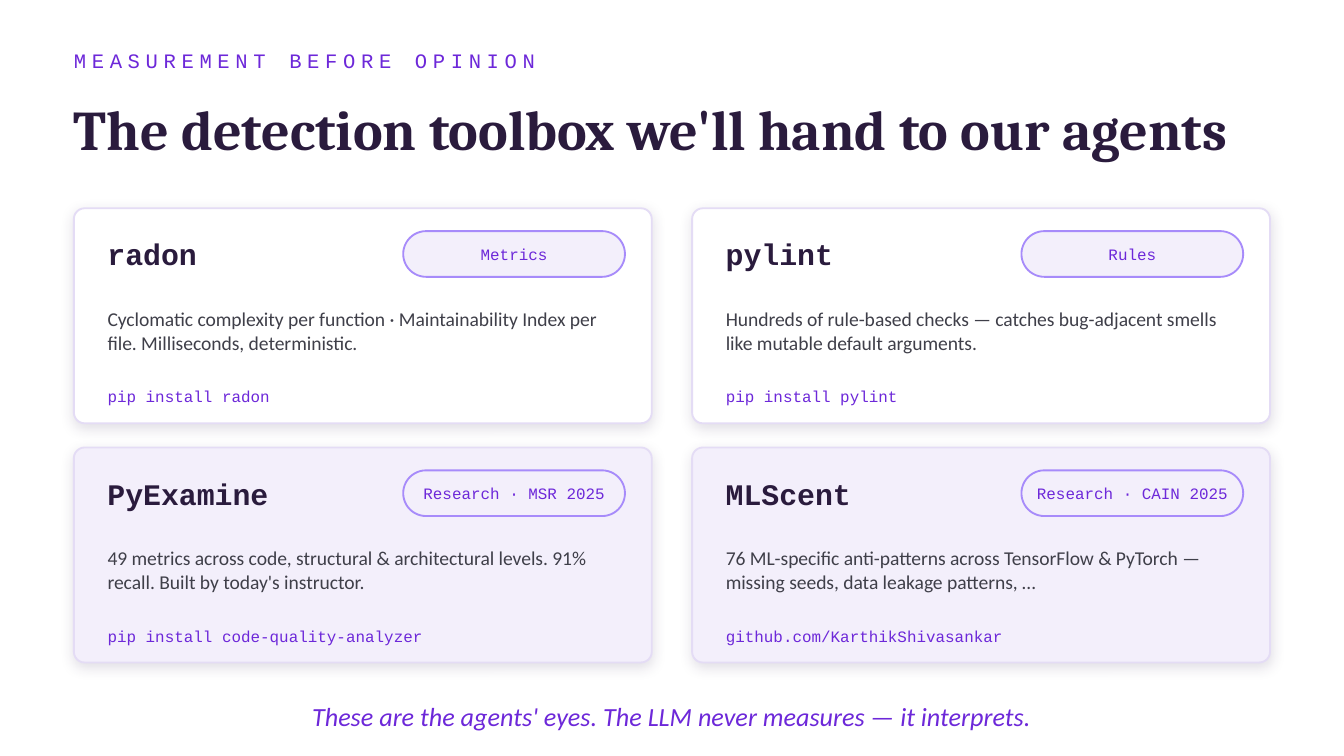
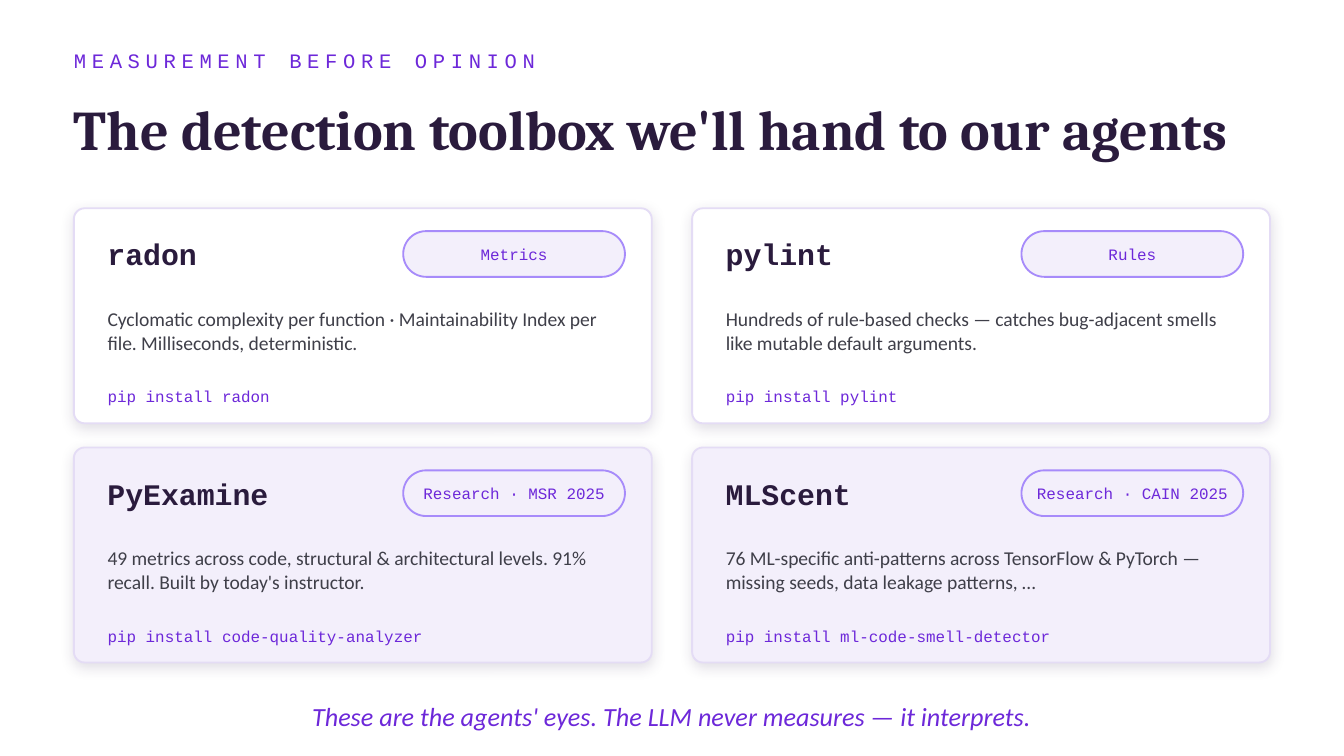
Before and after one commit to KarthikShivasankar/LLMA4SE-Workshop4, a slide deck: slide 6 of LLMA4SE_Workshop4_Slides.pptx (slide 5 before the commit). Drawn at 1344x756 pixels with LibreOffice and Linux fonts; fonts in the diff are those of the drawing. Boxes give left, top, right and bottom in pixels: in the first picture for what was removed or moved away, otherwise in the second. Text is boxed around its words. In the diff, an @@ line names an element or a change of style, - is before the commit and + after.

```diff
--- a/LLMA4SE_Workshop4_Slides.pptx
+++ b/LLMA4SE_Workshop4_Slides.pptx
@@ text at box(726, 630, 1050, 646): text changed @@
-github.com/KarthikShivasankar
+pip install ml-code-smell-detector
```
Also in this commit, not shown: 10 other slides changed, 1 slide added, 19 other files.
